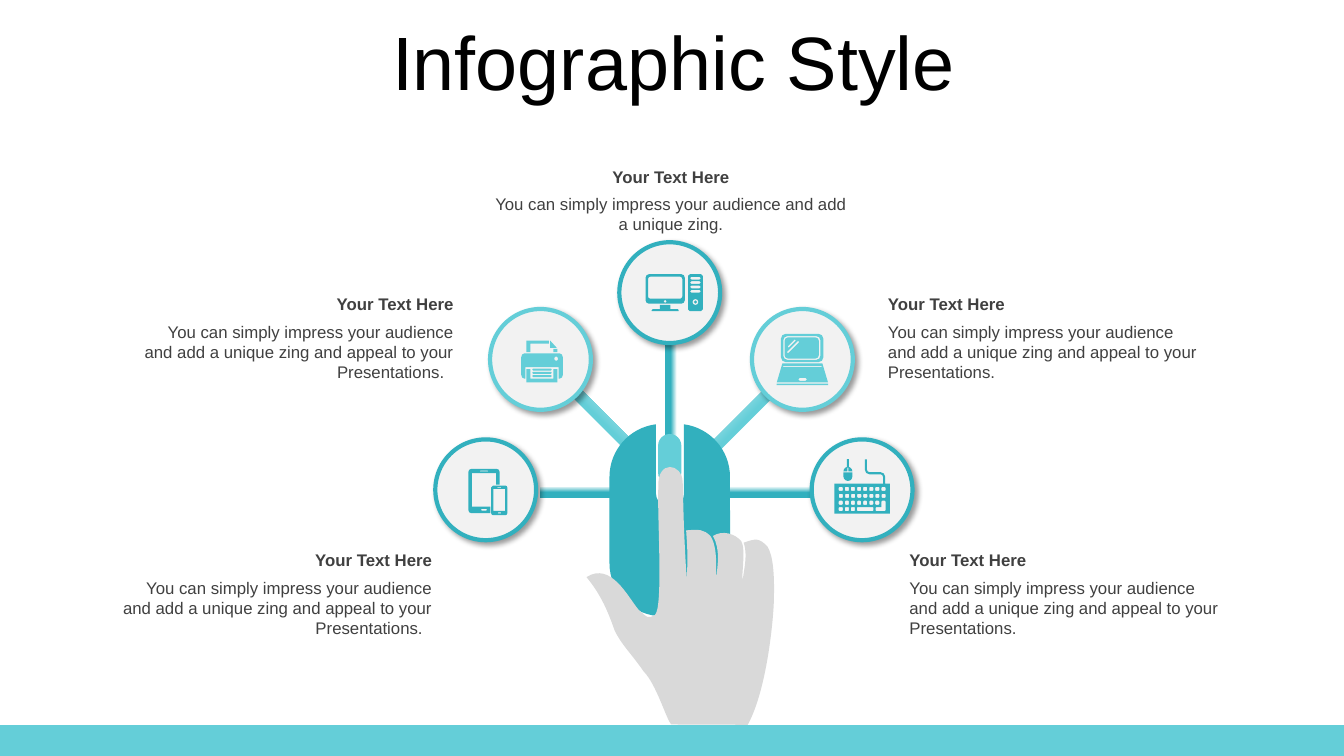
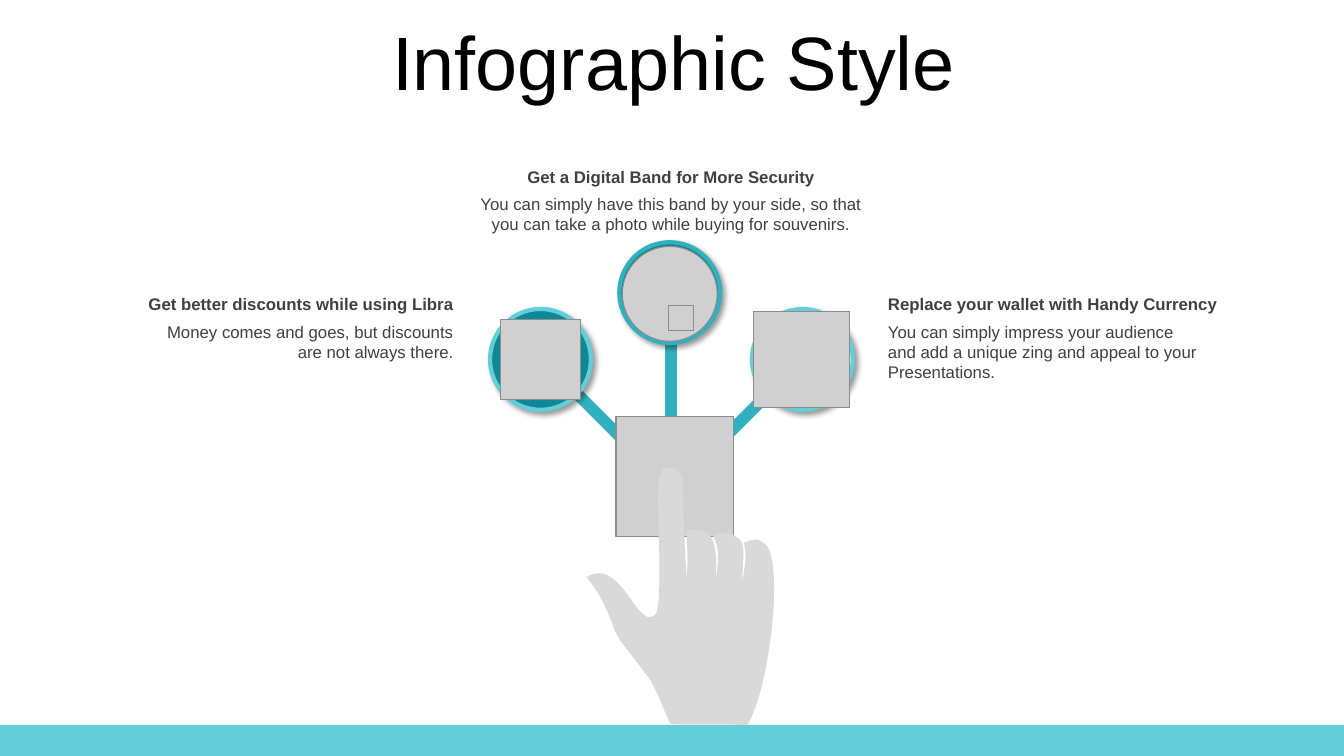
Before and after one commit to bdp-yk/hackathon, a slide deck: slide 9 of World-Travel-Concept-PowerPoint-Templates.pptx. Drawn at 1344x756 pixels with LibreOffice and Linux fonts; fonts in the diff are those of the drawing; grey boxes stand for pictures; background and template pictures are left out. Boxes give left, top, right and bottom in pixels: in the first picture for what was removed or moved away, otherwise in the second. Text is boxed around its words. In the diff, an @@ line names an element or a change of style, - is before the commit and + after.

```diff
--- a/World-Travel-Concept-PowerPoint-Templates.pptx
+++ b/World-Travel-Concept-PowerPoint-Templates.pptx
@@ text at (527,171,814,187): text changed @@
-Your Text Here
+Get a Digital Band for More Security
@@ text at (480,198,861,234): text changed @@
-You can simply impress your audience and add a unique zing.
+You can simply have this band by your side, so that you can take a photo while buying for souvenirs.
@@ ellipse at (619,242,720,343): fill #F2F2F2 to #0E8896 @@
@@ picture added at (622,247,717,342) @@
@@ text at (148,298,453,314): text changed @@
-Your Text Here
+Get better discounts while using Libra
@@ freeform shape removed at (645,274,703,312) @@
@@ text at (888,298,1217,314): text changed @@
-Your Text Here
+Replace your wallet with Handy Currency
@@ text at (167,326,453,362): text changed @@
-You can simply impress your audience and add a unique zing and appeal to your Presentations.
+Money comes and goes, but discounts are not always there.
@@ ellipse at (490,310,591,410): fill #F2F2F2 to #0E8896 @@
@@ picture added at (501,320,581,399) @@
@@ picture added at (668,306,693,331) @@
@@ picture added at (753,312,850,408) @@
@@ freeform shape removed at (521,341,563,382) @@
@@ freeform shape at (665,342,678,445): fill gradient #32B0BE to #FFFFFF to #30B1BD @@
@@ freeform shape removed at (777,334,829,385) @@
@@ freeform shape at (569,386,651,467): fill gradient #64CED8 to #FFFFFF to #30B1BD @@
@@ freeform shape at (698,382,780,463): fill gradient #64CED8 to #FFFFFF to #30B1BD @@
@@ picture added at (616,416,733,537) @@
@@ ellipse removed at (436,440,536,540) @@
@@ freeform shape removed at (610,424,731,616) @@
@@ rounded rectangle removed at (658,435,682,485) @@
@@ ellipse removed at (812,440,912,540) @@
@@ freeform shape removed at (469,469,508,515) @@
@@ freeform shape removed at (835,460,890,514) @@
@@ freeform shape removed at (540,486,643,498) @@
@@ freeform shape removed at (714,486,817,498) @@
@@ text removed at (315,554,432,566) @@
-Your Text Here
@@ text removed at (909,554,1026,566) @@
-Your Text Here
@@ text removed at (123,582,432,634) @@
-You can simply impress your audience and add a unique zing and appeal to your Presentations.
@@ text removed at (909,582,1218,634) @@
-You can simply impress your audience and add a unique zing and appeal to your Presentations.
```
Also in this commit, not shown: 5 other slides changed, 3 slides added, 46 slides removed, 5 other files.
